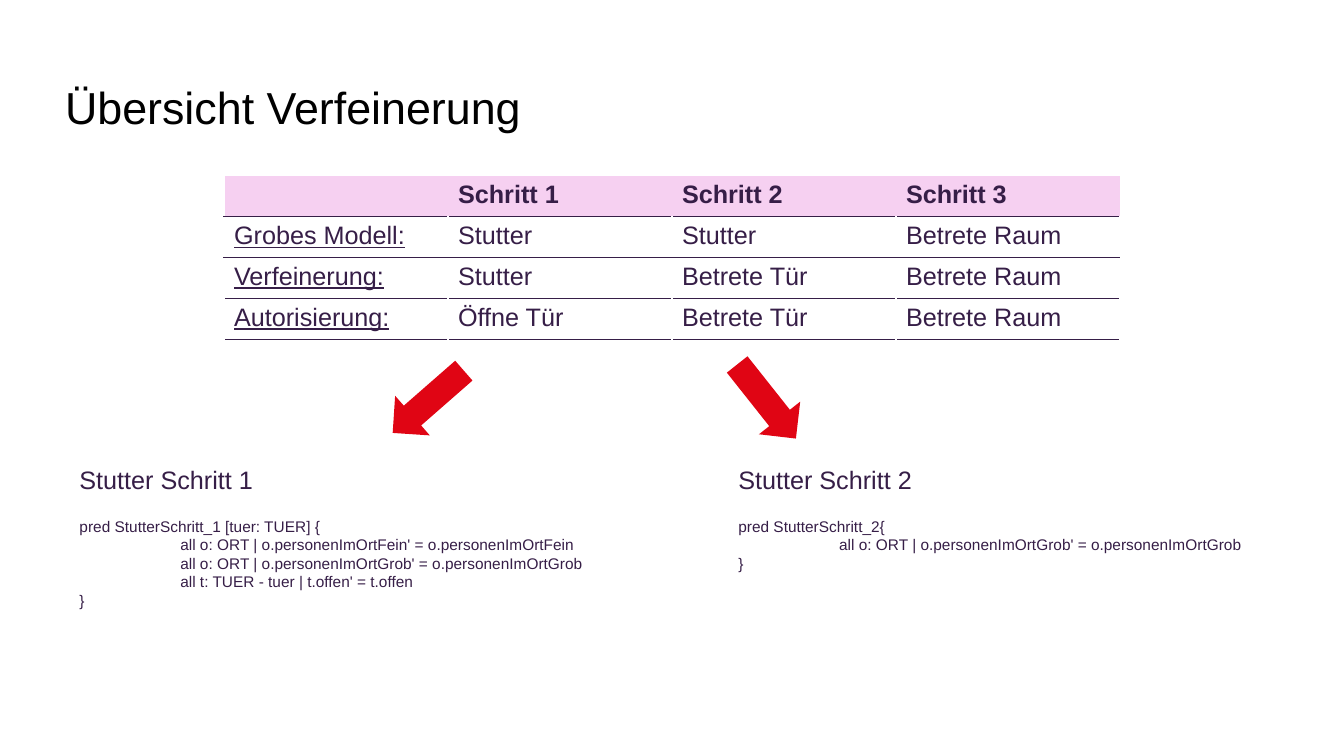
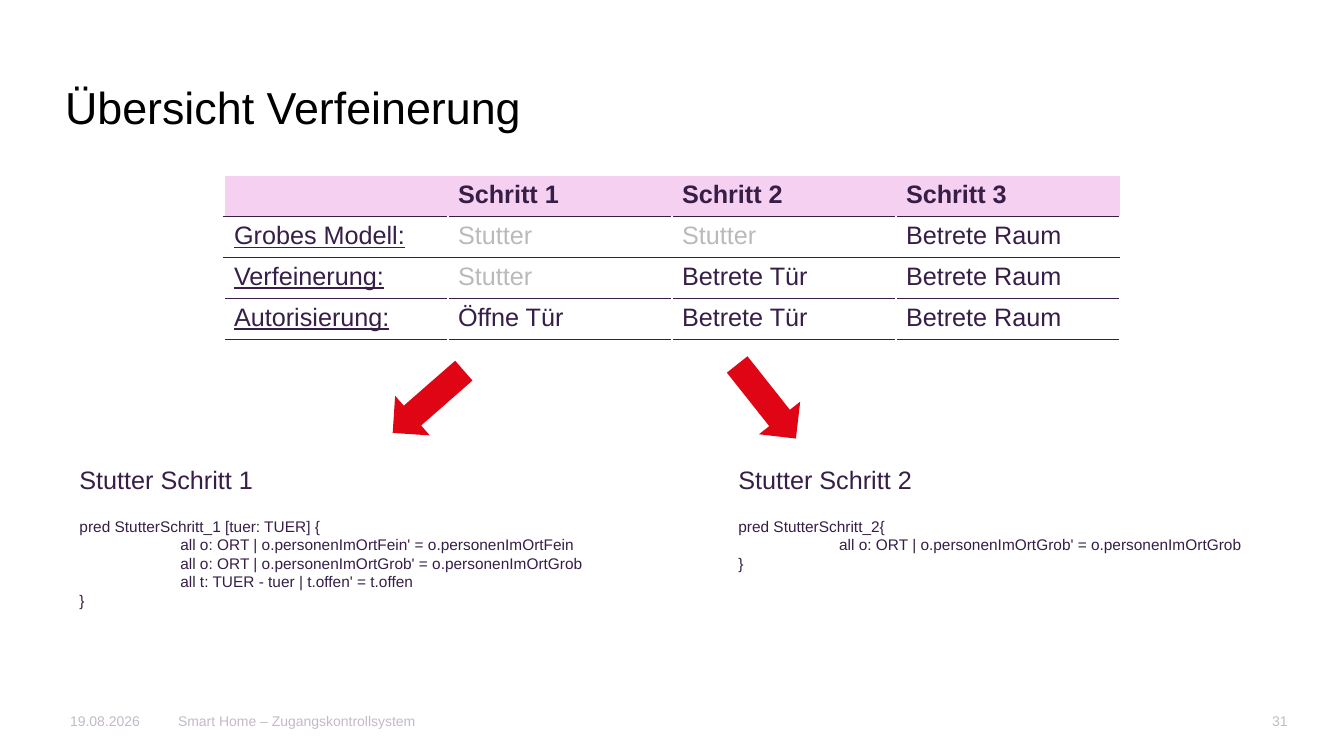
Before and after one commit to AnnaLiviaMartin/rs-smart-home, a slide deck: slide 31 of presentation/Smart_Home_Zugangskontrollsystem.pptx (slide 33 before the commit). Drawn at 1344x756 pixels with LibreOffice and Linux fonts; fonts in the diff are those of the drawing; background and template pictures are left out. Boxes give left, top, right and bottom in pixels: in the first picture for what was removed or moved away, otherwise in the second. Text is boxed around its words. In the diff, an @@ line names an element or a change of style, - is before the commit and + after.

```diff
--- a/presentation/Smart_Home_Zugangskontrollsystem.pptx
+++ b/presentation/Smart_Home_Zugangskontrollsystem.pptx
@@ table at box(224, 175, 1119, 339) @@
@@ text colour #361E47 to #BABABA in "Stutter", "Stutter", "Stutter" @@
@@ text added at box(70, 716, 140, 726), 10 pt, text #C4B9C8 @@
+19.08.2026
@@ text added at box(178, 716, 416, 729), 10 pt, text #C4B9C8 @@
+Smart Home – Zugangskontrollsystem
@@ page number added at box(1272, 716, 1288, 726), 10 pt, text #C4B9C8 @@
+31
```
Also in this commit, not shown: 18 other slides changed, 4 slides added, 5 slides removed.
